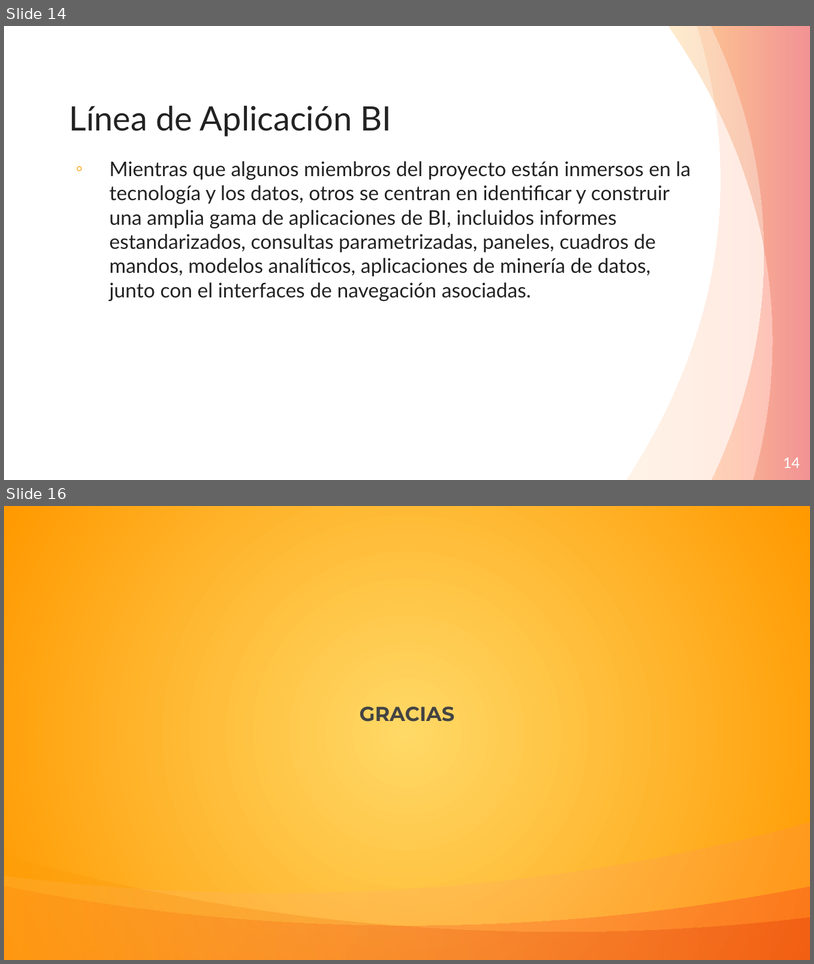
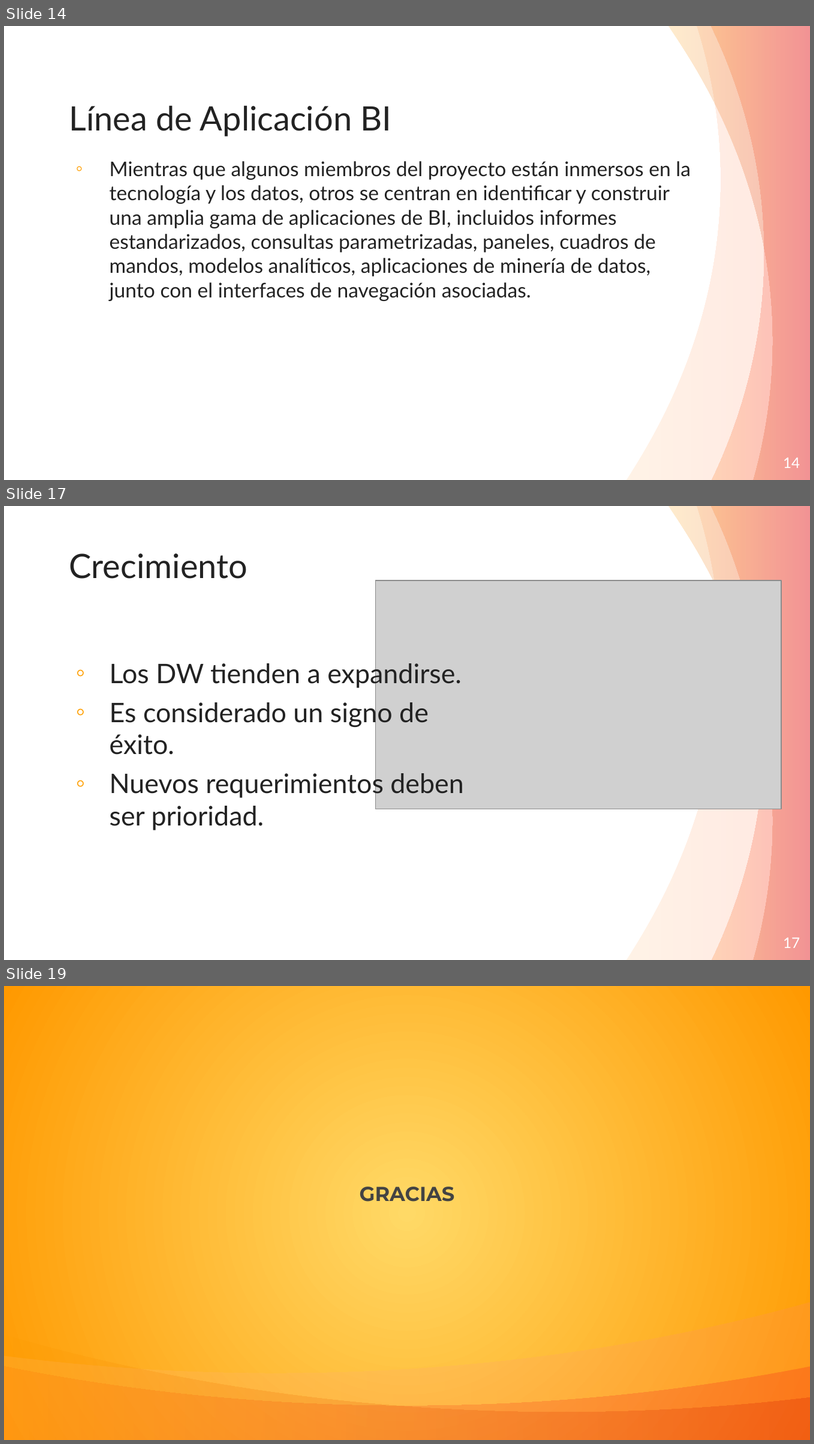
Before and after one commit to Andre-Reinoso/Inmon-vs-Kimball, a slide deck: Inmon-vs-Kimball.pptx. Shown one above the other, each under a label of ours: slides 14 and 16 before the commit, slides 14, 17 and 19 after it; the slides between them are not shown. The pictures are 814x964 and 814x1444 pixels, drawn with LibreOffice and Linux fonts; fonts in the diff are those of the drawing; grey boxes stand for pictures. Boxes give left, top, right and bottom in pixels: in the first picture for what was removed or moved away, otherwise in the second. Text is boxed around its words. In the diff, an @@ line names an element or a change of style, - is before the commit and + after.

```diff
--- a/Inmon-vs-Kimball.pptx
+++ b/Inmon-vs-Kimball.pptx
@@ slide 17 added at (4, 506, 810, 960), background #FFFFFF; not listed: 3 template elements that a slide beside it also shows @@
@@ title added at (69, 553, 248, 579), 30 pt, text #222222 @@
+Crecimiento
@@ picture added at (376, 580, 782, 808) @@
@@ text added at (110, 660, 464, 830), 24 pt, text #222222 @@
+◦ Los DW tienden a expandirse.
+◦ Es considerado un signo de éxito.
+◦ Nuevos requerimientos deben ser prioridad.
@@ page number added at (783, 937, 800, 948), 13 pt, text #FFFFFF @@
+17
@@ what was slide 16 is now slide 19 @@
```
Also in this commit, not shown: 3 other slides added, 1 slide removed.
